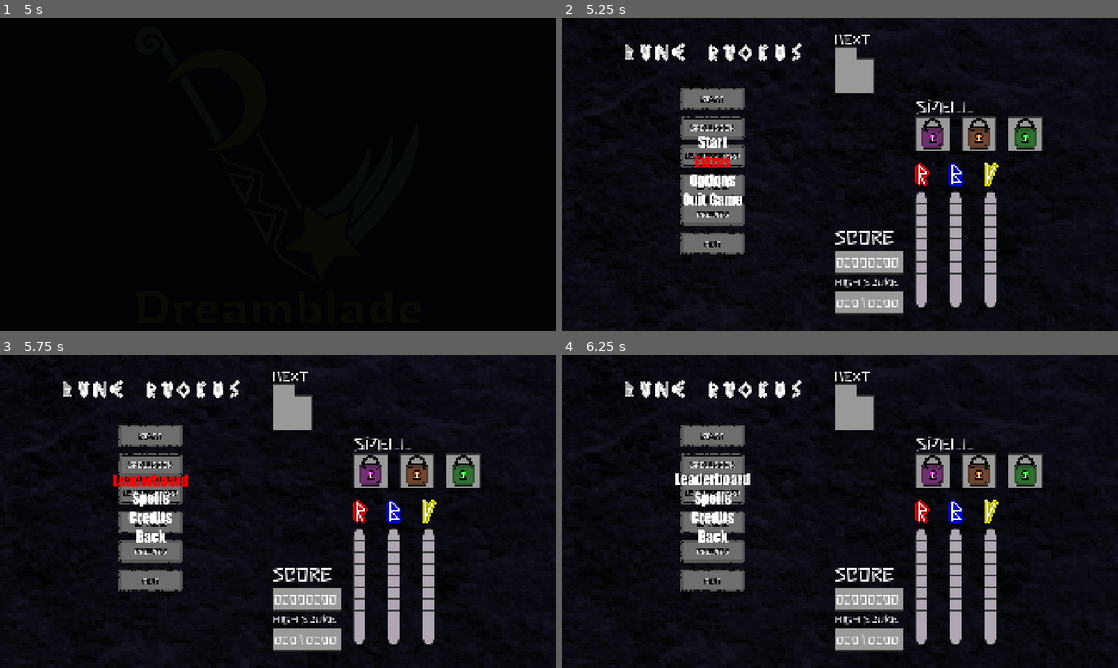
Above: before the commit, frames 1-4 (two rows, left to right).
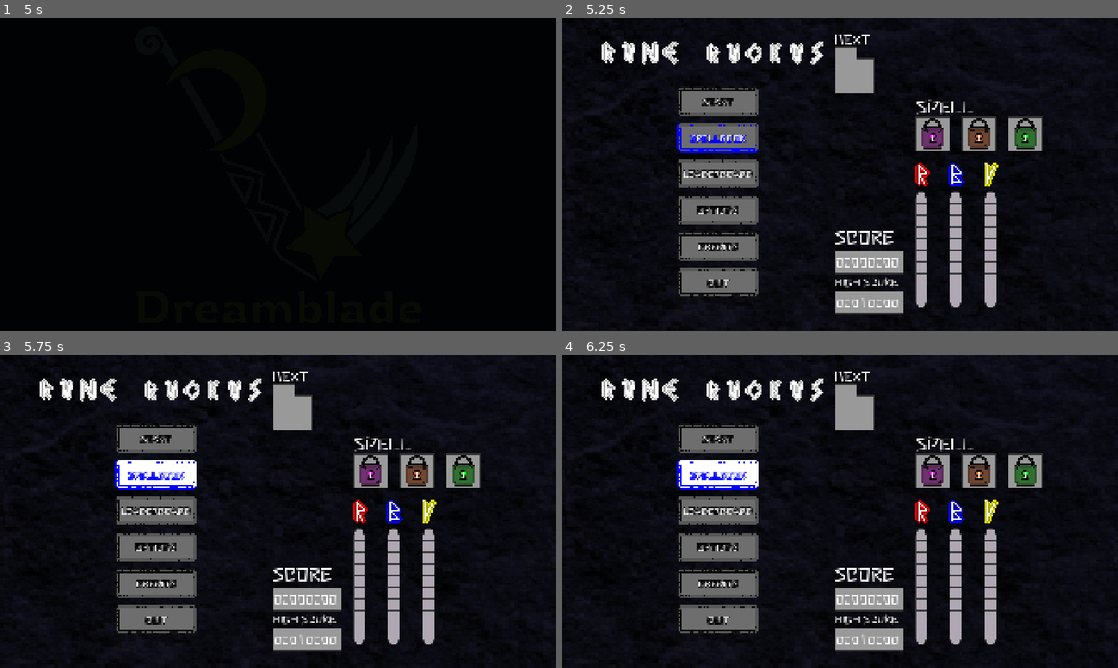
Above: after the commit, the same moments.

Repository: dreamblader/rune_ruckus
Game: Godot game, scene res://splash/splash_scene.tscn
Same seed, same stepped clock (60 frames per second), same inputs: the game is played once before the commit and once after it.
Inputs:
- Up to frame 1 (5 s): tap Enter (ui_accept) at 0.5, 0.77, 0.8, 1.07, 1.35, 1.52, 1.82, 2, 2.3, 2.75, 3.02, 3.32, 3.5, 3.77, 3.8, 4.07, 4.25, 4.52, 4.82 s; hold Right (ui_right) 0.53-1.28 s; hold Space (spell) 0.53-1.28 s; hold Down (ui_down) 1.28-2.03 s; tap Space (spell) at 1.55, 3.05, 4.55 s; hold Right (ui_right) 2.03-2.78 s; hold S (drop) 2.03-2.78 s; hold Up (ui_up) 2.78-3.53 s; tap Q (move_spell_l) at 2.85 s; hold E (move_spell_r) 3.53-4.28 s; hold Left (ui_left) from 3.53 s (still down); tap Escape (ui_cancel) at 4.15 s; tap A (rotate_l) at 4.35 s
- Up to frame 2 (5.25 s): release Left (ui_left) at 5.03 s; hold Down (ui_down) from 5.03 s (still down); hold D (rotate_r) from 5.03 s (still down)
- Up to frame 3 (5.75 s): keep holding Down (ui_down); keep holding D (rotate_r); tap Enter (ui_accept) at 5.3 s
- Up to frame 4 (6.25 s): release Down (ui_down) at 5.78 s; release D (rotate_r) at 5.78 s; hold Right (ui_right) from 5.78 s (still down); tap Space (spell) at 5.85 s; tap Enter (ui_accept) at 6.02 s

Frame 1 is identical in both runs. In frame 2, 7.2% of the frame differs, in the area x 7-47%, y 7-89%; in frame 3, 7.6%; in frame 4, 7.4%.
Error before the commit: Invalid type in function 'respawn' in base 'CharacterBody2D (player_script.gd)'. Cannot convert argument 1 from Nil to int. (res://main/board_script.gd:138)

Commit message:
added new script for new rune_tablet menu fixed a secret bug that you could cast spell and break the game while in GAME OVER mode godot updated to 4.5

Diff:
--- a/main/board_script.gd
+++ b/main/board_script.gd
@@ -59,13 +59,13 @@
 
 
 func _input(event: InputEvent) -> void:
-	if event.is_action_pressed("spell") && !pause:
+	if event.is_action_pressed("spell") && !pause && is_playing:
 		apply_spell([Rune.COLOR.PURPLE, Rune.COLOR.YELLOW, Rune.COLOR.GREEN]) # TODO TESTER
 		#emit_signal("cast_spell")
 
 	if is_over && event.is_action_pressed("ui_accept"):
 		skip_death_animation()
-	elif death_tween == null && is_playing && event.is_action_pressed("ui_accept"):
+	elif is_playing && event.is_action_pressed("ui_accept"):
 		_pause()
 
 
@@ -140,6 +140,7 @@
 
 
 func start_game_over() -> void:
+	is_playing = false
 	emit_signal("game_over", false)
 	player.is_holding = false
 	next_runes.clear()
--- a/project.godot
+++ b/project.godot
@@ -12,7 +12,7 @@
 
 config/name="Rune Ruckus"
 run/main_scene="res://splash/splash_scene.tscn"
-config/features=PackedStringArray("4.4")
+config/features=PackedStringArray("4.5")
 config/icon="res://game_icon.png"
 
 [autoload]
--- a/ui/menu/start_menu/start_menu_scene.tscn
+++ b/ui/menu/start_menu/start_menu_scene.tscn
@@ -1,21 +1,8 @@
-[gd_scene load_steps=19 format=3 uid="uid://ce305l5hydebd"]
+[gd_scene load_steps=17 format=3 uid="uid://ce305l5hydebd"]
 
 [ext_resource type="Script" uid="uid://c2yj5uoc5arky" path="res://ui/menu/start_menu/start_menu_script.gd" id="1"]
-[ext_resource type="FontFile" uid="uid://busfghxs8iyp0" path="res://font/Anton-Regular.ttf" id="2"]
 [ext_resource type="Texture2D" uid="uid://cvfeox571i71c" path="res://ui/menu/start_menu/title_card_sprite_sheet.png" id="3"]
 [ext_resource type="PackedScene" uid="uid://cwk18juqak2d2" path="res://ui/rune_tablet/rune_tablet_scene.tscn" id="4_g6jo0"]
-
-[sub_resource type="FontFile" id="15"]
-fallbacks = Array[Font]([ExtResource("2")])
-subpixel_positioning = 0
-msdf_pixel_range = 14
-msdf_size = 128
-cache/0/16/0/ascent = 0.0
-cache/0/16/0/descent = 0.0
-cache/0/16/0/underline_position = 0.0
-cache/0/16/0/underline_thickness = 0.0
-cache/0/16/0/scale = 1.0
-cache/0/16/0/kerning_overrides/16/0 = Vector2(0, 0)
 
 [sub_resource type="AtlasTexture" id="2"]
 atlas = ExtResource("3")
@@ -113,20 +100,20 @@
 script = ExtResource("1")
 min_glow_wait = 1.5
 max_glow_wait = 3.5
-options = Array[String](["Start", "Extras", "Options"])
-menu_font = SubResource("15")
-root_path = NodePath("Content")
 
 [node name="AnimatedSprite2D" type="AnimatedSprite2D" parent="."]
-scale = Vector2(2, 2)
+scale = Vector2(2.5, 2.5)
 sprite_frames = SubResource("14")
 speed_scale = 2.0
 
 [node name="Content" type="CenterContainer" parent="."]
 custom_minimum_size = Vector2(300, 300)
+offset_left = -176.0
 offset_top = 120.0
-offset_bottom = 120.0
+offset_right = 136.0
+offset_bottom = 700.0
 grow_horizontal = 2
+scale = Vector2(1.25, 1.25)
 
 [node name="VBoxContainer" type="VBoxContainer" parent="Content"]
 layout_mode = 2
--- a/ui/menu/start_menu/start_menu_script.gd
+++ b/ui/menu/start_menu/start_menu_script.gd
@@ -1,73 +1,67 @@
-extends Menu
+extends Node2D
 
 @export var min_glow_wait: float
 @export var max_glow_wait: float
 
-
 @onready var title:AnimatedSprite2D = $AnimatedSprite2D
 @onready var timer:Timer = $Timer
+
+signal option_selected(option)
 
 var rng:RandomNumberGenerator = RandomNumberGenerator.new()
 var tween:Tween
 var label_snapshot_pos_y:float
-var menu_layer: int = 0
 
-var start_options: Array[String]
-var extra_options: Array[String]
+var lock_control:bool = false
+var selected_index:int = 0
+var history_index:int = -1
+var options: Array[RuneTablet] = []
+
+enum MENU_OPTIONS {START, SPELLBOOK, LEADERBOARD, OPTIONS, CREDITS, QUIT}
 
 
 func _input(event: InputEvent) -> void:
-	super(event)
-	if event.is_action_pressed("ui_cancel") && menu_layer == 1:
-		set_start_menu()
+	if self.visible && !lock_control:
+		if event.is_action_pressed("ui_up"):
+			selected_index = selected_index-1 if selected_index > 0 else options.size()-1
+			update_menu_selection()
+			add_index_to_history()
+
+		if event.is_action_pressed("ui_down"):
+			selected_index = (selected_index+1) % options.size()
+			update_menu_selection()
+			add_index_to_history()
+
+		if event.is_action_pressed("ui_select"):
+			on_option_selected()
 
 
 func _ready() -> void:
-	super()
-	start_options = options.duplicate(true)
-	start_extra_options()
+	var vbox_childs = $Content/VBoxContainer.get_children()
+	options.assign(vbox_childs)
+	update_menu_selection()
+	add_index_to_history()
 	rng.randomize()
 
 
-func start_extra_options() -> void:
-	extra_options.append("Leaderboard")
-	extra_options.append("Spells")
-	extra_options.append("Credits")
-	extra_options.append("Back")
-
-
-func set_extra_menu() -> void:
-	menu_layer = 1
+func set_start_menu() -> void:
 	selected_index = 0
 	lock_control = false
-	_set_options(extra_options)
-
-
-func set_start_menu() -> void:
-	menu_layer = 0
-	selected_index = 0
-	lock_control = false
-	_set_options(start_options)
 
 
 func update_menu_selection() -> void:
-	var selected_label:Label = get_option_label(selected_index)
-	var before_label:Label = get_option_label(history_index)
-	if before_label != null:
-		reset_label(before_label)
-	animate_label(selected_label)
+	var selected_button:RuneTablet = get_option(selected_index)
+	var before_button:RuneTablet = get_option(history_index)
+	if before_button != null:
+		before_button.deselect()
+	selected_button.select()
 
 
 func on_option_selected() -> void:
 	lock_control = true
-	reset_label(get_option_label(selected_index))
-	match menu_layer:
-		0:
-			select_start_menu()
-		1:
-			select_extra_menu()
-		_:
-			push_error("Menu Layer: "+str(menu_layer)+" out of bounds @"+name)
+	var confirm_button = get_option(selected_index)
+	confirm_button.confirm()
+	select_start_menu()
 
 
 func menu_gone() -> void:
@@ -86,50 +80,20 @@
 
 func select_start_menu() -> void:
 	match selected_index:
-		0:
+		MENU_OPTIONS.START:
 			start_game()
-		1:
-			set_extra_menu()
-		2:
+		MENU_OPTIONS.SPELLBOOK:
+			pass
+		MENU_OPTIONS.LEADERBOARD:
+			pass
+		MENU_OPTIONS.OPTIONS:
 			emit_signal("option_selected", "options")
-		3:
+		MENU_OPTIONS.CREDITS:
+			pass
+		MENU_OPTIONS.QUIT: #OPTIONS
 			get_tree().quit(0)
 		_:
 			push_error("Selected Index: "+str(selected_index)+" out of bounds @"+name)
-
-
-func select_extra_menu() -> void:
-	match selected_index:
-		0:
-			#TODO ADD GO TO LEADERBOARDS HERE
-			pass
-		1:
-			#TODO ADD GO TO SPELL BOOK HERE
-			pass
-		2:
-			#TODO ADD GO TO CREDITS HERE
-			pass
-		3:
-			set_start_menu()
-		_:
-			push_error("Selected Index: "+str(selected_index)+" out of bounds @"+name)
-
-
-func animate_label(label:Label) -> void:
-	label_snapshot_pos_y = label.position.y
-	tween = create_tween()
-	tween.set_ease(Tween.EASE_IN_OUT)
-	tween.set_trans(Tween.TRANS_SINE)
-	tween.set_loops()
-	tween.tween_property(label, "position:y", label_snapshot_pos_y+5, 0.5)
-	tween.tween_property(label, "position:y", label_snapshot_pos_y-10, 1)
-	label.add_theme_color_override("font_color", Color(1,0,0))
-
-
-func reset_label(label:Label) -> void:
-	tween.kill()
-	label.position.y = label_snapshot_pos_y
-	label.remove_theme_color_override("font_color")
 
 
 func _on_AnimatedSprite_animation_finished() -> void:
@@ -140,3 +104,13 @@
 
 func _on_Timer_timeout() -> void:
 	title.play("default")
+
+
+func add_index_to_history() -> void:
+	history_index = selected_index
+
+
+func get_option(index:int) -> RuneTablet:
+	if index < 0 || index > options.size():
+		return null
+	return options[index]
--- a/ui/rune_tablet/rune_tablet_glow.gdshader
+++ b/ui/rune_tablet/rune_tablet_glow.gdshader
@@ -3,6 +3,7 @@
 uniform vec3 glow_color: source_color = vec3(1,0,0);
 uniform bool enable = false;
 uniform bool full_glow = false;
+uniform bool animate = true;
 uniform float glow_velocity = 1.5;
 
 const vec4 BLACK = vec4(0,0,0,1);
@@ -14,13 +15,15 @@
 
 vec3 glow(vec4 color){
 	if(isCloseToBlack(color)){
-		if(full_glow){
+		if(full_glow || !animate){
 			return glow_color;
-		} else {
+		} else if(animate) {
 			return pow(sin(TIME*glow_velocity),2)*glow_color;
 		}
 	} else if(full_glow) {
 		return WHITE.rgb;
+	} else {
+		return color.rgb;
 	}
 }
 
--- a/ui/rune_tablet/rune_tablet_scene.tscn
+++ b/ui/rune_tablet/rune_tablet_scene.tscn
@@ -6,17 +6,21 @@
 [ext_resource type="FontFile" uid="uid://qm41pjw6s1wh" path="res://font/Stick-Regular.ttf" id="2_rtoru"]
 
 [sub_resource type="ShaderMaterial" id="ShaderMaterial_rtoru"]
+resource_local_to_scene = true
 shader = ExtResource("1_nnu1i")
 shader_parameter/glow_color = Color(1, 0, 0, 1)
 shader_parameter/enable = false
 shader_parameter/full_glow = false
+shader_parameter/animate = true
 shader_parameter/glow_velocity = 1.5
 
 [sub_resource type="ShaderMaterial" id="ShaderMaterial_nnu1i"]
+resource_local_to_scene = true
 shader = ExtResource("1_nnu1i")
 shader_parameter/glow_color = Color(1, 0, 0, 1)
 shader_parameter/enable = false
 shader_parameter/full_glow = false
+shader_parameter/animate = true
 shader_parameter/glow_velocity = 1.5
 
 [node name="RuneTablet" type="MarginContainer"]
--- a/ui/rune_tablet/rune_tablet_script.gd
+++ b/ui/rune_tablet/rune_tablet_script.gd
@@ -1,4 +1,5 @@
 extends MarginContainer
+class_name RuneTablet
 
 @onready var tablet = $NinePatchRect
 @onready var text = $MarginContainer/Label
@@ -19,6 +20,7 @@
 
 	text_material.set_shader_parameter("glow_color", glow_color)
 	tablet_material.set_shader_parameter("glow_color", glow_color)
+	tablet_material.set_shader_parameter("animate", false)
 
 
 func select() -> void:
